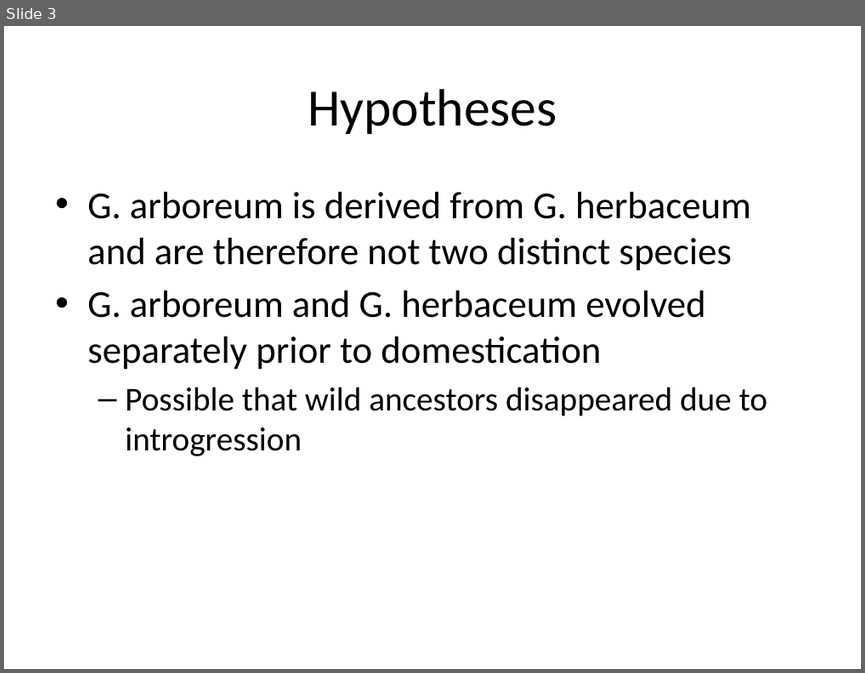
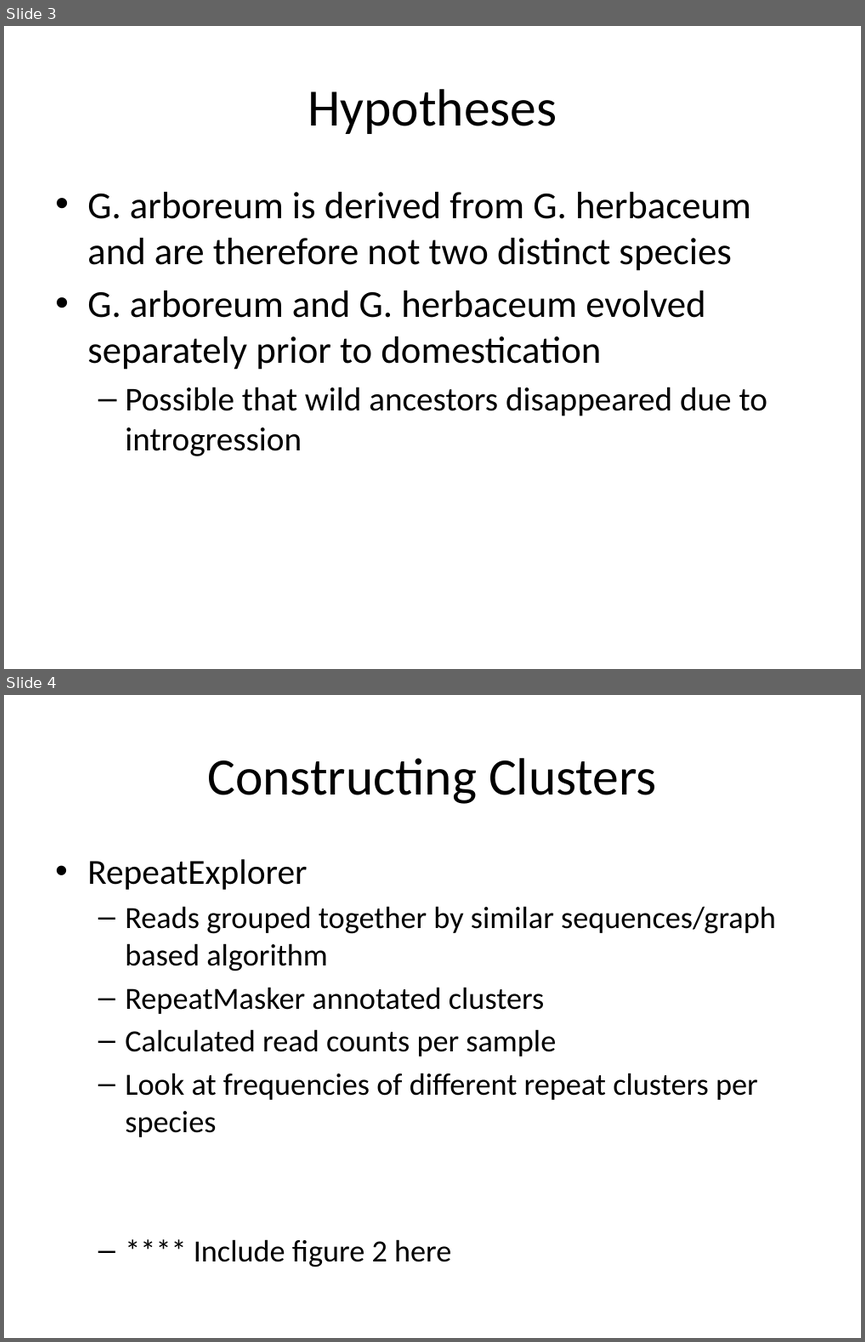
Before and after one commit to erdostal/EEOB546xFINALPROJECT, a slide deck: EEOBFINALPRESENTATION.pptx. Shown one above the other, each under a label of ours: slide 3 before the commit, slides 3 and 4 after it. The pictures are 865x673 and 865x1342 pixels, drawn with LibreOffice and Linux fonts; fonts in the diff are those of the drawing. Boxes give left, top, right and bottom in pixels: in the first picture for what was removed or moved away, otherwise in the second. Text is boxed around its words. In the diff, an @@ line names an element or a change of style, - is before the commit and + after.

```diff
--- a/EEOBFINALPRESENTATION.pptx
+++ b/EEOBFINALPRESENTATION.pptx
@@ slide 4 added at <box>4,695,861,1338</box>, background #FFFFFF @@
@@ title added at <box>207,758,657,804</box>, 44 pt, text #000000 @@
+Constructing Clusters
@@ text added at <box>87,859,776,1267</box>, 25.9 pt, text #000000 @@
+• RepeatExplorer
+  – Reads grouped together by similar sequences/graph based algorithm
+  – RepeatMasker annotated clusters
+  – Calculated read counts per sample
+  – Look at frequencies of different repeat clusters per species
+  – **** Include figure 2 here
```
Also in this commit, not shown: 2 other slides added.
